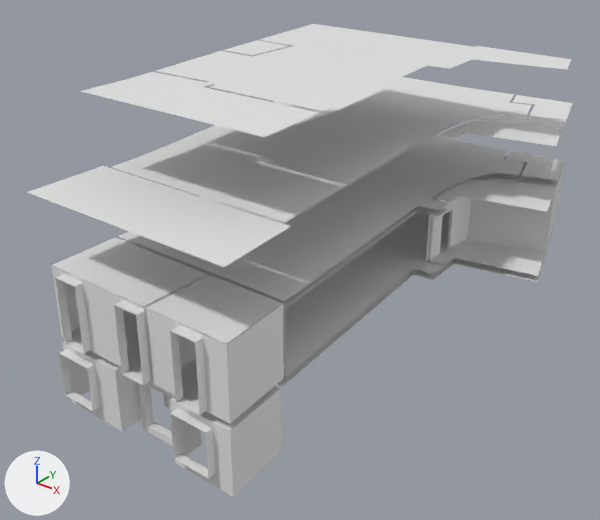
The Blender file Tribe2020/Assets/Art/Models/Buildings/San Pablo 3D.blend: old version first, new version second.
Both versions are drawn from a 50 mm camera at (20.2, -28.7, 20.3) aimed at (-0.9, -2.4, 4.0). The axes (+X, +Y, +Z) are drawn at lower left. The lights are the same throughout. The same objects are shown in both versions, whatever each file hides. Materials are left out; every surface is plain grey.

Script lines for the objects in view, before the commit:
```python
ob_polyface_008 = bpy.data.objects.new('POLYFACE.008', me_polyface_000)
ob_polyface_008.location = (0.0, 0.0, 0.0)
ob_polyface_010 = bpy.data.objects.new('POLYFACE.010', me_polyface_002)
ob_polyface_010.location = (0.0, 0.0, 0.0)
ob_polyface_011 = bpy.data.objects.new('POLYFACE.011', me_polyface_003)
ob_polyface_011.location = (0.0, 0.0, 0.0)
ob_polyface_013 = bpy.data.objects.new('POLYFACE.013', me_polyface_005)
ob_polyface_013.location = (0.0, 0.0, 0.0)
ob_polyface_014 = bpy.data.objects.new('POLYFACE.014', me_polyface_006)
ob_polyface_014.location = (0.0, 0.0, 0.0)
ob_polyface_020 = bpy.data.objects.new('POLYFACE.020', me_polyface_013)
ob_polyface_020.location = (0.0, 0.0, 0.4)
ob_polyface_163 = bpy.data.objects.new('POLYFACE.163', me_polyface_861)
ob_polyface_163.location = (0.0, 0.0, 0.0)
ob_polyface_164 = bpy.data.objects.new('POLYFACE.164', me_polyface_862)
ob_polyface_164.location = (0.0, 0.0, 0.0)
ob_polyface_235 = bpy.data.objects.new('POLYFACE.235', me_polyface_933)
ob_polyface_235.location = (0.0, 0.0, 0.0)
```
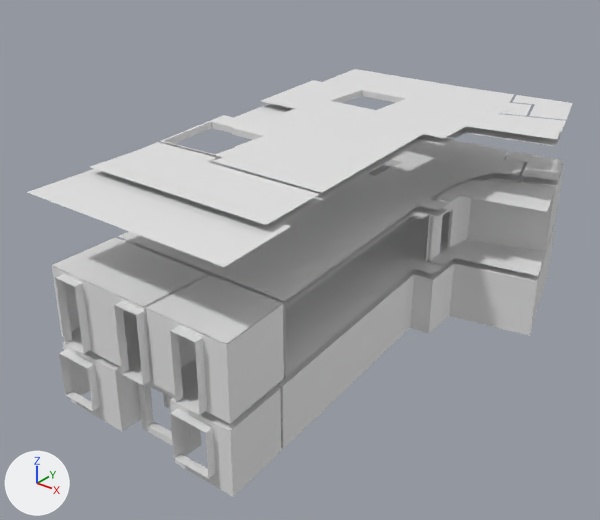
What the commit changed:
me_polyface_861 is used by ob_polyface_163; location (0.0, 0.0, 0.0).
me_polyface_861 had 4 vertices, 2 faces and spanned x -5.19..-1.72, y -9.21, z -0.05..2.81.
me_polyface_861 now has 56 vertices, 29 faces and spans x -7.44..7.5, y -9.21..11.58, z -0.05..2.81.
Part 3, on me_polyface_861:
31 vertices are added at x -7.44..7.5, y -9.21..11.58, z -0.05..2.3.
21 new vertices lie (0.0, 0.0, 2.86) away from vertices in x -7.44..7.5, y -9.21..11.58, z -0.05.
27 new faces join them.
me_polyface_006 is used by ob_polyface_014; location (0.0, 0.0, 0.0).
me_polyface_006 had 72 vertices, 55 faces and spanned x -7.4..7.5, y -12.4..11.6, z 3.1.
me_polyface_006 now has 16 vertices, 16 faces and spans x -4.9..3.2, y -12.7..-12.4, z 0.6..2.6.
me_polyface_006 part 1: the whole mesh is rebuilt.
me_polyface_933 is used by ob_polyface_235; location (0.0, 0.0, 0.0).
me_polyface_933 had 218 vertices, 203 faces, 1 loose edge and spanned x -7.4..6.7, y -12.7..11.9, z 3.1..6.2.
me_polyface_933 now has 194 vertices, 155 faces, 1 loose edge and spans x -7.4..6.7, y -12.4..11.6, z 3.1..6.2.
me_polyface_933 part 11: 12 vertices removed from x -4.4..3.0, y -12.7, z 3.2..6.1.
me_polyface_013 is used by ob_polyface_020; location (0.0, 0.0, 0.4).
me_polyface_013 had 55 vertices, 43 faces and spanned x -7.4..7.5, y -12.4..11.6, z 5.6..5.9.
me_polyface_013 now has 24 vertices, 24 faces and spans x -4.4..3.0, y -12.7..-12.4, z 3.2..6.1.
me_polyface_013 part 4: the loose piece of 24 vertices spanning x -7.4..4.5, y -9.0..11.3, z 5.9 is deleted.
me_polyface_013 part 5: the loose piece of 12 vertices spanning x 2.8..7.5, y 2.8..7.2, z 5.9 is deleted.
me_polyface_013 part 6: the loose piece of 6 vertices spanning x 2.4..6.2, y 8.1..11.6, z 5.9 is deleted.
me_polyface_013 part 7: the loose piece of 5 vertices spanning x 3.0..6.6, y 6.2..8.4, z 5.6 is deleted.
me_polyface_013 part 8: the loose piece of 4 vertices spanning x 0.3..4.1, y -12.4..-9.1, z 5.9 is deleted.
me_polyface_013 part 9: 4 vertices removed from x -5.2..0.1, y -12.4..-9.1, z 5.9; 24 vertices added at x -4.4..3.0, y -12.7..-12.4, z 3.2..6.1.
me_polyface_005 is used by ob_polyface_013; location (0.0, 0.0, 0.0).
me_polyface_005 had 37 vertices, 27 faces and spanned x -6.9..7.5, y -10.1..6.5, z 12.5.
me_polyface_005 now has 32 vertices, 16 faces and spans x -6.0..4.0, y 10.9..11.8, z 0.8..2.3.
me_polyface_005 part 2: 37 vertices removed from x -6.9..7.5, y -10.1..6.5, z 12.5.
me_polyface_003 is used by ob_polyface_011; location (0.0, 0.0, 0.0).
me_polyface_003 had 55 vertices, 40 faces and spanned x -7.4..7.5, y -12.7..11.6, z 9.3.
me_polyface_003 now has 128 vertices, 79 faces and spans x -7.4..7.5, y -12.7..11.6, z 9.3..9.6.
Part 13, on me_polyface_003:
10 faces are deleted.
73 vertices are added at x -6.9..7.5, y -10.1..9.7, z 9.3..9.6.
49 new faces join them.
me_polyface_002 is used by ob_polyface_010; location (0.0, 0.0, 0.0).
me_polyface_002 had 37 vertices, 28 faces and spanned x -7.4..6.2, y -12.4..11.6, z 6.0..6.2.
me_polyface_002 now has 149 vertices, 95 faces and spans x -7.4..7.5, y -12.4..11.6, z 6.0..6.3.
me_polyface_002 part 12: 112 vertices added at x -7.4..7.5, y -12.4..11.6, z 6.0..6.3.
me_polyface_000 is used by ob_polyface_008; location (0.0, 0.0, 0.0).
me_polyface_000 had 24 vertices, 16 faces and spanned x -7.4..7.5, y -12.4..11.6, z 2.8.
me_polyface_000 now has 153 vertices, 95 faces and spans x -7.4..7.5, y -12.4..11.6, z 2.8..3.1.
me_polyface_000 part 10: 129 vertices added at x -7.4..7.5, y -12.4..11.6, z 2.8..3.1.

Location of each change, [x1, y1, x2, y2] in pixels of the pictures (600 x 520 px):
'POLYFACE.011', reshaped
    before: [27, 77, 573, 267]
    after: [27, 69, 573, 267]
'POLYFACE.013', reshaped (not visible afterwards)
    before: [81, 24, 572, 137]
'POLYFACE.014', reshaped
    before: [71, 211, 545, 406]
    after: [59, 349, 215, 478]
'POLYFACE.163', reshaped (not visible before)
    after: [276, 225, 555, 449]
part 4 of me_polyface_013, deleted
    before: [118, 140, 524, 301]
part 5 of me_polyface_013, deleted
    before: [435, 180, 554, 212]
part 6 of me_polyface_013, deleted
    before: [506, 151, 564, 180]
part 7 of me_polyface_013, deleted
    before: [488, 180, 556, 195]
part 8 of me_polyface_013, deleted
    before: [147, 275, 282, 344]
part 9 of me_polyface_013, built on
    before: [52, 238, 207, 306]
    after: [55, 274, 207, 415]
part 10 of me_polyface_000, added
    after: [71, 174, 545, 406]
part 11 of me_polyface_933, deleted
    before: [55, 274, 207, 415]
part 12 of me_polyface_002, added
    after: [52, 140, 564, 344]
part 13 of me_polyface_003, built on
    before: [112, 77, 513, 223]
    after: [90, 69, 562, 225]
